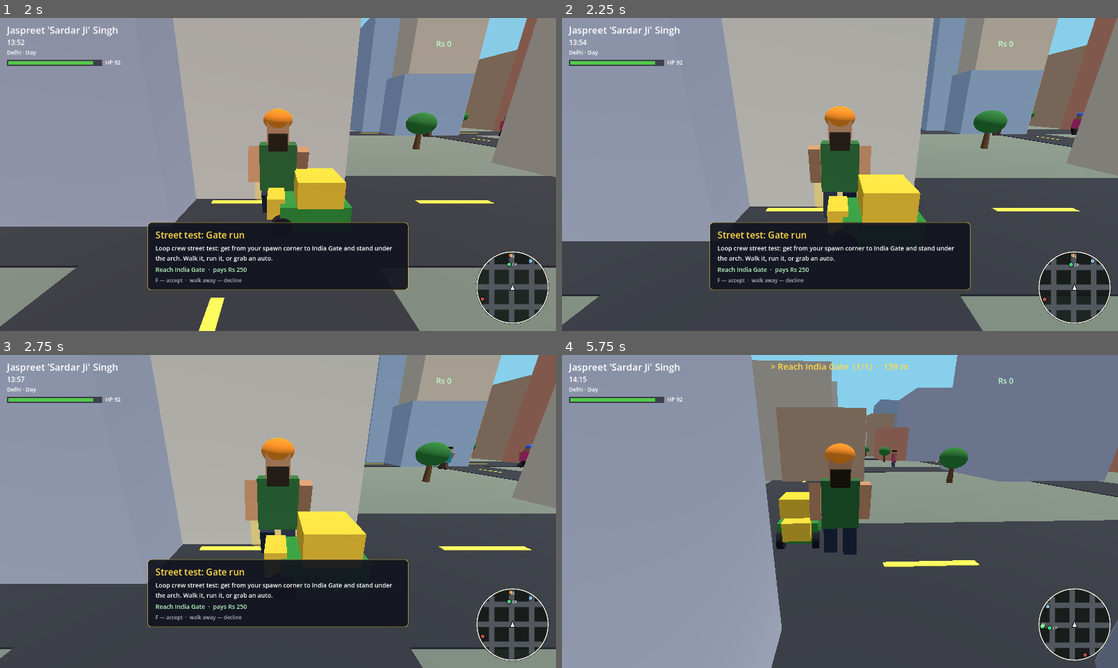
Above: before the commit, frames 1-4 (two rows, left to right).
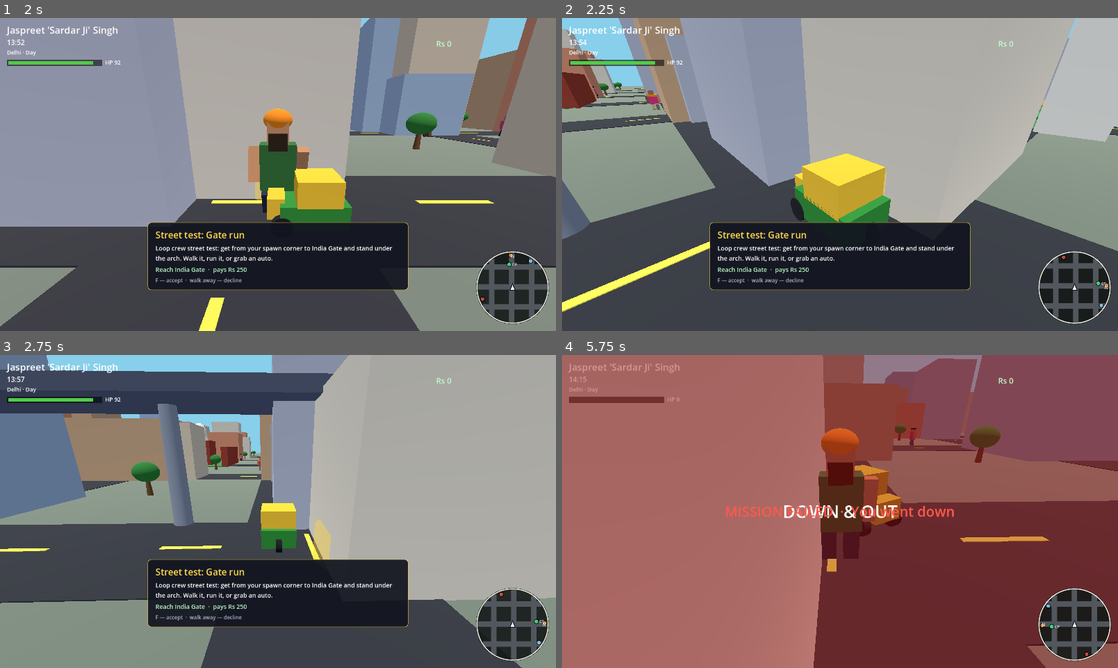
Above: after the commit, the same moments.

Repository: Ayushsahnios/delhi-freetown-loot
Game: Godot game, scene res://scenes/main.tscn
Two runs of this game, one before a commit and one after it. Both use one fixed random seed, a clock stepped at 60 frames per second and the inputs below.
Inputs:
- Up to frame 1 (2 s): click "Jaspreet 'Sardar Ji' Singh Au…" at 0.5 s; hold W (move_forward) from 1.28 s (still down); tap H (horn) at 1.35 s
- Up to frame 2 (2.25 s): keep holding W (move_forward); tap E (interact) at 2.1 s
- Up to frame 3 (2.75 s): keep holding W (move_forward)
- Up to frame 4 (5.75 s): release W (move_forward) at 2.78 s; hold A (move_left) 2.78-4.28 s; tap one key every 0.75 s from 2.85 s: F (mission) Shift (run) H (horn) E (interact); hold S (move_back) 4.28-5.03 s; hold D (move_right) from 5.03 s (still down)

Frame 1 is identical in both runs. In frame 2, 52% of the frame differs, in the area x 0-100%, y 0-100%; in frame 3, 71%; in frame 4, 98%.

Commit message:
Enter ANY vehicle: jack traffic, car + van variety
- Drivable vehicle script now builds three kinds: auto-rickshaw,
  hatchback, and delivery van, each with its own handling profile
  (max speed / accel / turn) and procedural visuals
- E now takes over the nearest ambient traffic vehicle when no parked
  one is nearby: traffic brakes for the player, the closest vehicle
  converts to a drivable one at its exact spot, and a replacement
  spawns to keep street density constant
- Parked lineup near spawn expanded to 7 with mixed kinds

Closes #12

Diff:
--- a/scripts/auto.gd
+++ b/scripts/auto.gd
@@ -1,66 +1,64 @@
 extends CharacterBody3D
-## Arcade auto-rickshaw. Front points toward -Z (Godot convention).
+## Arcade drivable vehicle: auto-rickshaw, hatchback, or delivery van.
+## Front points toward -Z (Godot convention).
 
-const MAX_SPEED := 26.0
-const ACCEL := 13.0
-const TURN := 1.9
+const KINDS := {
+	"auto": {"max_speed": 26.0, "accel": 13.0, "turn": 1.9},
+	"car": {"max_speed": 34.0, "accel": 16.0, "turn": 1.55},
+	"van": {"max_speed": 21.0, "accel": 9.0, "turn": 1.3},
+}
+const CAR_COLORS := [
+	Color(0.75, 0.12, 0.12), Color(0.10, 0.22, 0.55), Color(0.85, 0.82, 0.78),
+	Color(0.12, 0.14, 0.16), Color(0.55, 0.52, 0.20), Color(0.20, 0.45, 0.28),
+]
 
 var driver_inside := false
 
+var _spec: Dictionary = KINDS["auto"]
 var _wheels: Array[MeshInstance3D] = []
 var _speed := 0.0
+var _rng := RandomNumberGenerator.new()
 
 
-func setup(pos: Vector3, heading: float) -> void:
+func setup(pos: Vector3, heading: float, kind := "auto") -> void:
+	_spec = KINDS.get(kind, KINDS["auto"])
 	# Local transform: this node may not be in the tree yet when spawned.
 	position = pos
 	rotation.y = heading
-
-	var chassis := _box(Vector3(2.4, 1.3, 3.4), Color(0.18, 0.55, 0.20))
-	chassis.position.y = 1.0
-	add_child(chassis)
-
-	var canopy := _box(Vector3(2.4, 1.4, 2.2), Color(0.97, 0.77, 0.19))
-	canopy.position = Vector3(0, 2.2, 0.2)
-	add_child(canopy)
-
-	var front := _box(Vector3(1.6, 1.1, 0.9), Color(0.97, 0.77, 0.19))
-	front.position = Vector3(0, 1.35, -1.9)
-	add_child(front)
-
-	var wheel_specs := [Vector3(-1.05, 0.55, -1.6), Vector3(1.05, 0.55, -1.6), Vector3(0, 0.55, 1.5)]
-	for spec in wheel_specs:
-		var w := MeshInstance3D.new()
-		var cm := CylinderMesh.new()
-		cm.top_radius = 0.55
-		cm.bottom_radius = 0.55
-		cm.height = 0.4
-		var wmat := StandardMaterial3D.new()
-		wmat.albedo_color = Color(0.1, 0.11, 0.13)
-		cm.material = wmat
-		w.mesh = cm
-		w.rotation.z = PI / 2.0
-		w.position = spec
-		add_child(w)
-		_wheels.append(w)
-
-	var col := CollisionShape3D.new()
-	var box := BoxShape3D.new()
-	box.size = Vector3(2.6, 2.4, 3.8)
-	col.shape = box
-	col.position.y = 1.4
-	add_child(col)
+	match kind:
+		"car":
+			_build_car()
+		"van":
+			_build_van()
+		_:
+			_build_auto()
 
 
-func _box(size: Vector3, color: Color) -> MeshInstance3D:
-	var m := MeshInstance3D.new()
-	var bm := BoxMesh.new()
-	bm.size = size
-	var mat := StandardMaterial3D.new()
-	mat.albedo_color = color
-	bm.material = mat
-	m.mesh = bm
-	return m
+func _build_auto() -> void:
+	add_child(_box(Vector3(2.4, 1.3, 3.4), Color(0.18, 0.55, 0.20), Vector3(0, 1.0, 0)))
+	add_child(_box(Vector3(2.4, 1.4, 2.2), Color(0.97, 0.77, 0.19), Vector3(0, 2.2, 0.2)))
+	add_child(_box(Vector3(1.6, 1.1, 0.9), Color(0.97, 0.77, 0.19), Vector3(0, 1.35, -1.9)))
+	for spec in [Vector3(-1.05, 0.55, -1.6), Vector3(1.05, 0.55, -1.6), Vector3(0, 0.55, 1.5)]:
+		_add_wheel(spec, 0.55)
+	_add_collision(Vector3(2.6, 2.4, 3.8), Vector3(0, 1.4, 0))
+
+
+func _build_car() -> void:
+	var paint: Color = CAR_COLORS[_rng.randi_range(0, CAR_COLORS.size() - 1)]
+	add_child(_box(Vector3(2.0, 0.9, 4.2), paint, Vector3(0, 0.85, 0)))
+	add_child(_box(Vector3(1.8, 0.8, 2.2), Color(0.55, 0.65, 0.75), Vector3(0, 1.7, 0.2)))
+	for spec in [Vector3(-1.0, 0.5, -1.4), Vector3(1.0, 0.5, -1.4), Vector3(-1.0, 0.5, 1.4), Vector3(1.0, 0.5, 1.4)]:
+		_add_wheel(spec, 0.45)
+	_add_collision(Vector3(2.2, 2.0, 4.4), Vector3(0, 1.2, 0))
+
+
+func _build_van() -> void:
+	var paint: Color = CAR_COLORS[_rng.randi_range(0, CAR_COLORS.size() - 1)]
+	add_child(_box(Vector3(2.3, 1.3, 1.8), paint, Vector3(0, 1.15, -1.5)))
+	add_child(_box(Vector3(2.3, 2.2, 2.9), Color(0.88, 0.86, 0.80), Vector3(0, 1.7, 1.0)))
+	for spec in [Vector3(-1.05, 0.55, -1.5), Vector3(1.05, 0.55, -1.5), Vector3(-1.0, 0.55, 1.8), Vector3(1.0, 0.55, 1.8)]:
+		_add_wheel(spec, 0.55)
+	_add_collision(Vector3(2.5, 3.0, 5.0), Vector3(0, 1.6, 0))
 
 
 func _physics_process(_delta: float) -> void:
@@ -74,7 +72,7 @@
 
 
 func drive(delta: float) -> void:
-	## Called by Main while this auto is the active vehicle.
+	## Called by Main while this vehicle is the active one.
 	var accel := 0.0
 	var steer := 0.0
 	if Input.is_action_pressed("move_forward"):
@@ -86,13 +84,13 @@
 	if Input.is_action_pressed("move_right"):
 		steer = -1.0
 
-	_speed += accel * ACCEL * delta
+	_speed += accel * float(_spec["accel"]) * delta
 	if is_zero_approx(accel):
 		_speed *= pow(0.35, delta)
-	_speed = clampf(_speed, -8.0, MAX_SPEED)
+	_speed = clampf(_speed, -8.0, float(_spec["max_speed"]))
 
 	if absf(_speed) > 0.5:
-		rotate_y(steer * TURN * delta * _speed / MAX_SPEED)
+		rotate_y(steer * float(_spec["turn"]) * delta * _speed / float(_spec["max_speed"]))
 		velocity = -global_transform.basis.z * _speed
 	else:
 		velocity = Vector3.ZERO
@@ -100,3 +98,40 @@
 
 	for w in _wheels:
 		w.rotation.x += _speed * delta * 2.0
+
+
+func _add_wheel(pos: Vector3, radius: float) -> void:
+	var w := MeshInstance3D.new()
+	var cm := CylinderMesh.new()
+	cm.top_radius = radius
+	cm.bottom_radius = radius
+	cm.height = 0.4
+	var wmat := StandardMaterial3D.new()
+	wmat.albedo_color = Color(0.1, 0.11, 0.13)
+	cm.material = wmat
+	w.mesh = cm
+	w.rotation.z = PI / 2.0
+	w.position = pos
+	add_child(w)
+	_wheels.append(w)
+
+
+func _add_collision(size: Vector3, pos: Vector3) -> void:
+	var col := CollisionShape3D.new()
+	var box := BoxShape3D.new()
+	box.size = size
+	col.shape = box
+	col.position = pos
+	add_child(col)
+
+
+func _box(size: Vector3, color: Color, pos: Vector3) -> MeshInstance3D:
+	var m := MeshInstance3D.new()
+	var bm := BoxMesh.new()
+	bm.size = size
+	var mat := StandardMaterial3D.new()
+	mat.albedo_color = color
+	bm.material = mat
+	m.mesh = bm
+	m.position = pos
+	return m
--- a/scripts/main.gd
+++ b/scripts/main.gd
@@ -467,15 +467,17 @@
 	_minimap.visible = true
 
 	var spots := [
-		[Vector3(ROAD / 2.0 + 1.5, 1.0, 2.0 * PITCH - BLOCK - 12.0), 0.0],
-		[Vector3(-ROAD / 2.0 - 1.5, 1.0, -PITCH + 6.0), PI],
-		[Vector3(3.0 * PITCH - BLOCK, 1.0, ROAD / 2.0 + 1.5), PI / 2.0],
-		[Vector3(-2.0 * PITCH + 8.0, 1.0, ROAD / 2.0 + 1.5), PI / 2.0],
-		[Vector3(4.0 * PITCH - BLOCK + 20.0, 1.0, -ROAD / 2.0 - 1.5), -PI / 2.0],
+		[Vector3(ROAD / 2.0 + 1.5, 1.0, 2.0 * PITCH - BLOCK - 12.0), 0.0, "auto"],
+		[Vector3(-ROAD / 2.0 - 1.5, 1.0, -PITCH + 6.0), PI, "car"],
+		[Vector3(3.0 * PITCH - BLOCK, 1.0, ROAD / 2.0 + 1.5), PI / 2.0, "car"],
+		[Vector3(-2.0 * PITCH + 8.0, 1.0, ROAD / 2.0 + 1.5), PI / 2.0, "van"],
+		[Vector3(4.0 * PITCH - BLOCK + 20.0, 1.0, -ROAD / 2.0 - 1.5), -PI / 2.0, "auto"],
+		[Vector3(ROAD / 2.0 + 1.5, 1.0, -3.0 * PITCH + 8.0), 0.0, "car"],
+		[Vector3(-3.0 * PITCH + 4.0, 1.0, -ROAD / 2.0 - 1.5), -PI / 2.0, "van"],
 	]
 	for spot in spots:
 		var a := AutoScript.new()
-		a.setup(spot[0], spot[1])
+		a.setup(spot[0], spot[1], spot[2])
 		add_child(a)
 		_autos.append(a)
 
@@ -546,6 +548,20 @@
 		current_auto = best
 		current_auto.driver_inside = true
 		player.visible = false
+		return
+	# No parked vehicle nearby: take over the closest ambient traffic vehicle.
+	# Traffic brakes for the player standing in its lane, so the nearest one
+	# is usually stopped when you step in front of it.
+	var hit: Dictionary = _traffic.nearest_enterable(player.global_position, 7.0)
+	if not hit.is_empty():
+		var v := AutoScript.new()
+		v.setup(hit["pos"], hit["heading"], hit["kind"])
+		add_child(v)
+		_autos.append(v)
+		_traffic.take_vehicle(int(hit["id"]))
+		current_auto = v
+		current_auto.driver_inside = true
+		player.visible = false
 
 
 func _update_camera(delta: float) -> void:
--- a/scripts/traffic.gd
+++ b/scripts/traffic.gd
@@ -54,6 +54,7 @@
 	_next_id += 1
 	var v := {
 		"id": _next_id, "node": node, "along_z": along_z, "road": road, "dir": dir,
+		"kind": ("auto" if is_auto else "car"),
 		"t": _rng.randf_range(-_world / 2.0, _world / 2.0),
 		"speed": cruise, "cruise": cruise,
 	}
@@ -114,6 +115,33 @@
 		if gap > 0.5 and gap < 12.0:
 			limit = minf(limit, w.speed * clampf(gap / 12.0, 0.0, 1.0))
 	return limit
+
+
+func nearest_enterable(pos: Vector3, max_dist: float) -> Dictionary:
+	## Closest ambient traffic vehicle within max_dist, as a takeover spec
+	## (id, kind, pos, heading). Empty dict when nothing is in range.
+	var best := {}
+	var best_d := max_dist * max_dist
+	for v in _vehicles:
+		var dx: float = v.node.position.x - pos.x
+		var dz: float = v.node.position.z - pos.z
+		if dx * dx + dz * dz < best_d:
+			best_d = dx * dx + dz * dz
+			best = {"id": v.id, "kind": v.kind,
+				"pos": v.node.position + Vector3(0.0, 1.0, 0.0),
+				"heading": v.node.rotation.y}
+	return best
+
+
+func take_vehicle(id: int) -> void:
+	## Remove a traffic vehicle (the player took it over) and spawn a
+	## replacement so street density stays constant.
+	for i in range(_vehicles.size()):
+		if _vehicles[i].id == id:
+			_vehicles[i].node.queue_free()
+			_vehicles.remove_at(i)
+			_vehicles.append(_spawn())
+			return
 
 
 func worst_hazard_speed(pos: Vector3) -> float:
